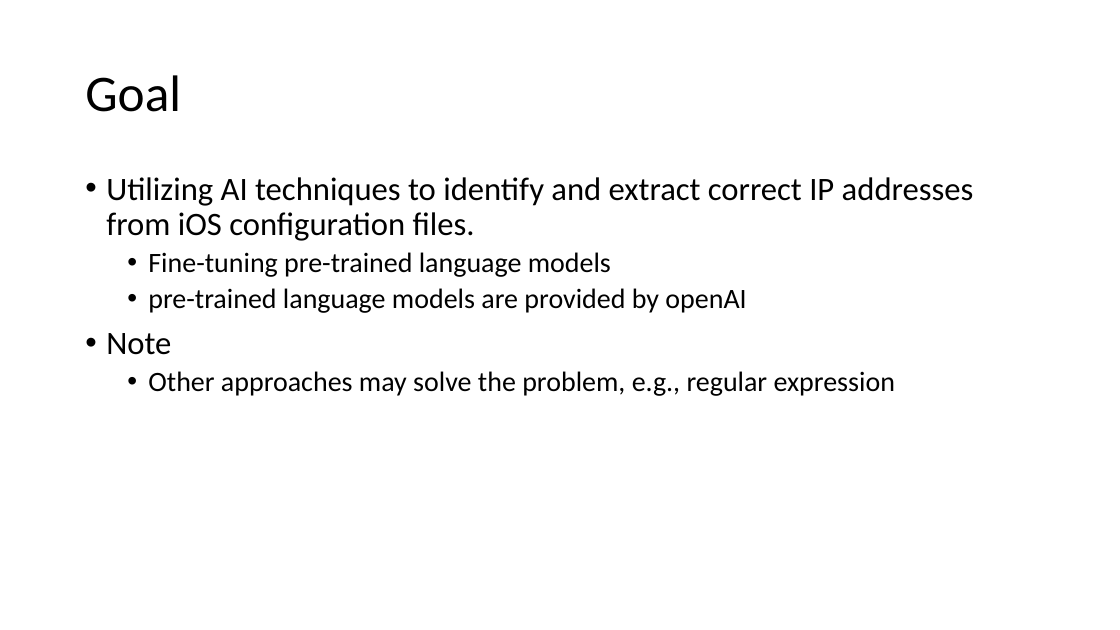
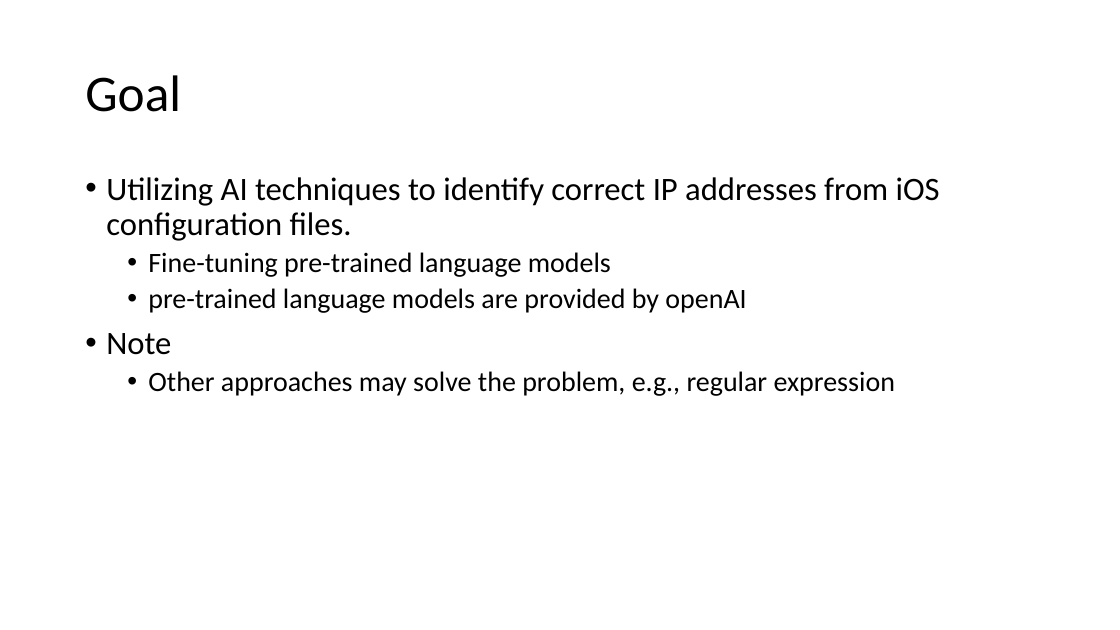
Before and after one commit to frankwxu/digital-forensics-lab, a slide deck: slide 4 of AI4Forensics/IP_Identifier_Fine_Tuning/IP_Identifer_Fine_Tuning.pptx. Drawn at 1120x630 pixels with LibreOffice and Linux fonts; fonts in the diff are those of the drawing; background and template pictures are left out. Boxes give left, top, right and bottom in pixels: in the first picture for what was removed or moved away, otherwise in the second. Text is boxed around its words. In the diff, an @@ line names an element or a change of style, - is before the commit and + after.

```diff
--- a/AI4Forensics/IP_Identifier_Fine_Tuning/IP_Identifer_Fine_Tuning.pptx
+++ b/AI4Forensics/IP_Identifier_Fine_Tuning/IP_Identifer_Fine_Tuning.pptx
@@ text at box(106, 177, 940, 241): text changed @@
-• Utilizing AI techniques to identify and extract correct IP addresses from iOS configuration files.
+• Utilizing AI techniques to identify correct IP addresses from iOS configuration files.
```
Also in this commit, not shown: 19 other slides changed, 1 slide added.
